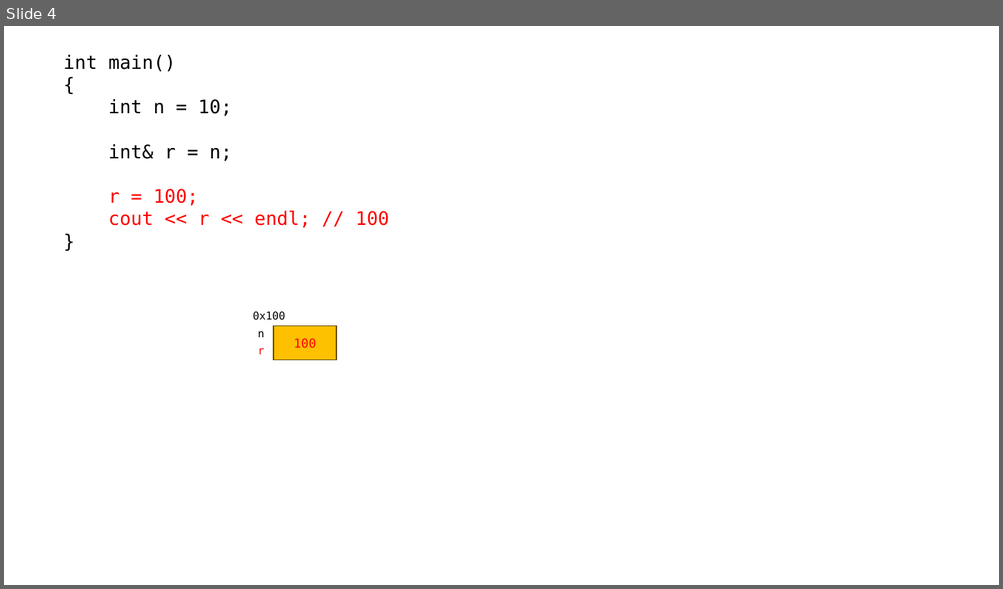
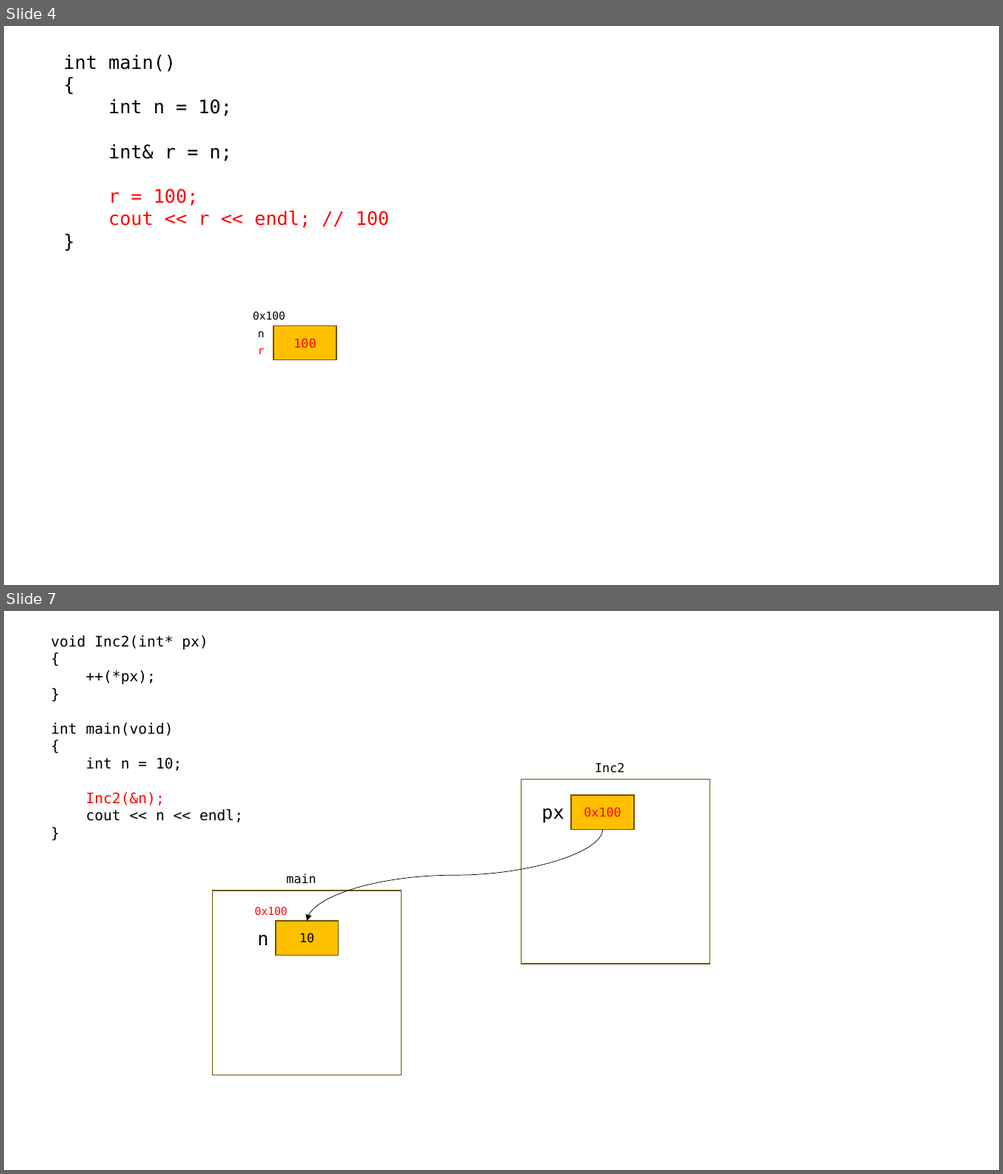
Before and after one commit to loopinf/hyundai_230612, a slide deck: 230612.pptx. Shown one above the other, each under a label of ours: slide 4 before the commit, slides 4 and 7 after it; the slides between them are not shown. The pictures are 1003x589 and 1003x1174 pixels, drawn with LibreOffice and Linux fonts; fonts in the diff are those of the drawing. Boxes give left, top, right and bottom in pixels: in the first picture for what was removed or moved away, otherwise in the second. Text is boxed around its words. In the diff, an @@ line names an element or a change of style, - is before the commit and + after.

```diff
--- a/230612.pptx
+++ b/230612.pptx
@@ slide 7 added at (4,611,999,1170), background #FFFFFF @@
@@ text added at (51,635,243,823), 14 pt, text #000000 @@
+void Inc2(int* px)
+{
+++(*px);
+}
+int main(void)
+{
+int n = 10;
+Inc2(&n);
+cout << n << endl;
+}
@@ text added at (595,763,624,773), 12 pt, text #000000 @@
+Inc2
@@ rectangle added at (521,780,710,965), fill #FFFFFF, outline #705400 1 pt @@
@@ text added at (541,809,563,823), 18 pt, text #000000 @@
+px
@@ rectangle added at (571,795,634,829), fill #FFC000, outline #705400 1 pt, 12 pt, text #FF0000 @@
+0x100
@@ curved arrow added from (603, 829) to (307, 921), #000000 0.5 pt @@
@@ text added at (286,874,316,884), 12 pt, text #000000 @@
+main
@@ rectangle added at (213,891,401,1076), fill #FFFFFF, outline #705400 1 pt @@
@@ text added at (255,907,287,916), 10.5 pt, text #FF0000 @@
+0x100
@@ rectangle added at (276,921,338,956), fill #FFC000, outline #705400 1 pt, 12 pt, text #000000 @@
+10
@@ text added at (257,935,268,945), 18 pt, text #000000 @@
+n
```
Also in this commit, not shown: 5 other slides added, 1 other file.
